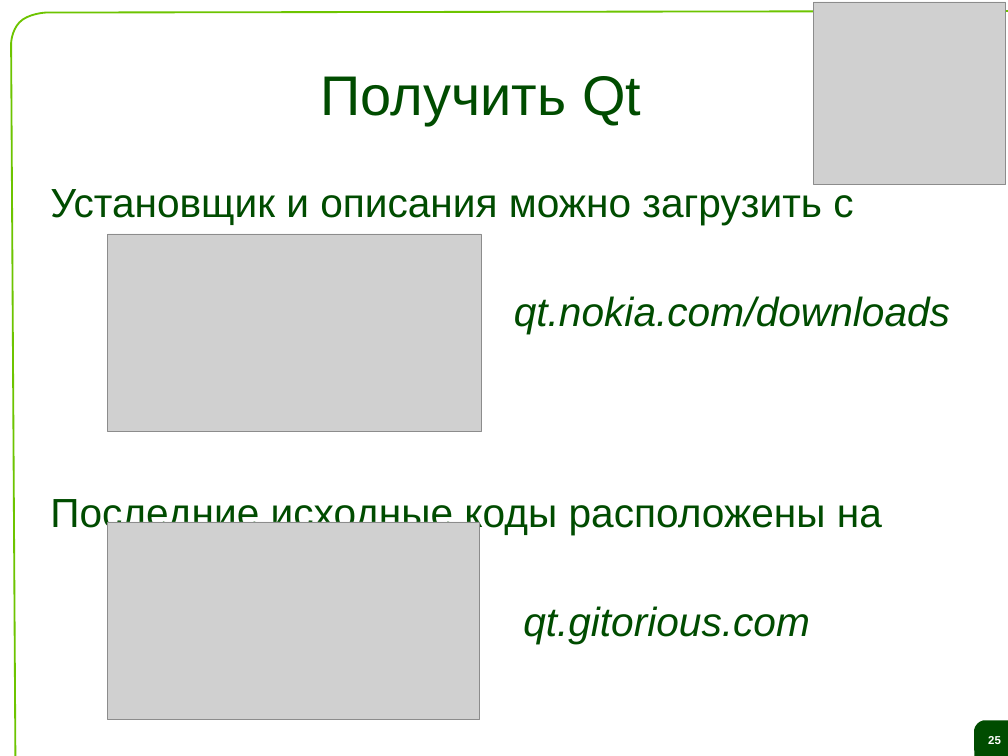
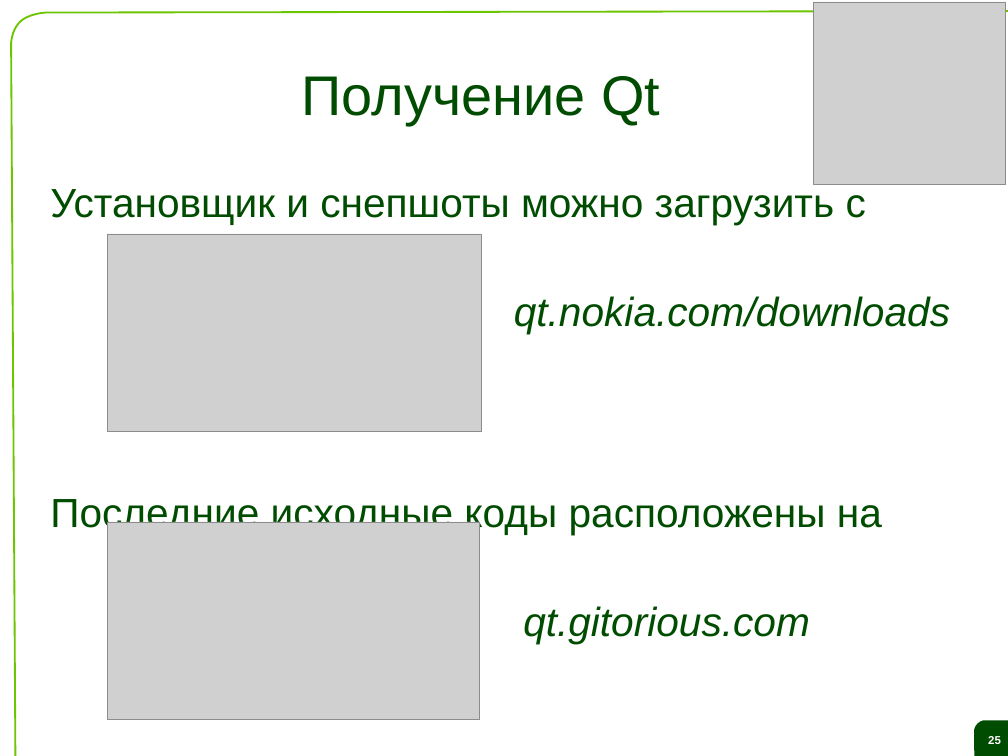
Before and after one commit to saa/qecm, a slide deck: slide 25 of Lectures and Exercises/L01 - The ideas behind Qt and a live demo/L1 Slides.odp. Drawn at 1008x756 pixels with LibreOffice and Linux fonts; fonts in the diff are those of the drawing; grey boxes stand for pictures; background and template pictures are left out. Boxes give left, top, right and bottom in pixels: in the first picture for what was removed or moved away, otherwise in the second. Text is boxed around its words. In the diff, an @@ line names an element or a change of style, - is before the commit and + after.

```diff
--- a/Lectures and Exercises/L01 - The ideas behind Qt and a live demo/L1 Slides.odp
+++ b/Lectures and Exercises/L01 - The ideas behind Qt and a live demo/L1 Slides.odp
@@ title at bbox=[302, 76, 660, 125]: text changed @@
-Получить Qt
+Получение Qt
@@ text at bbox=[50, 189, 866, 225]: text changed @@
-Установщик и описания можно загрузить с
+Установщик и снепшоты можно загрузить с
```
Also in this commit, not shown: 13 other slides changed.
